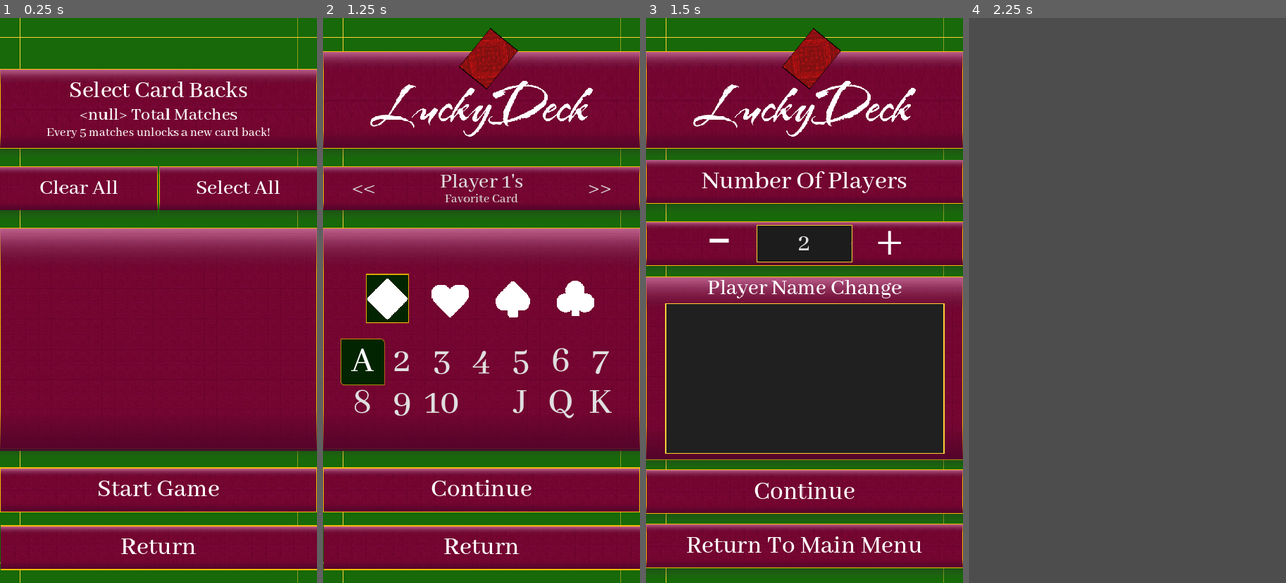
Above: before the commit, frames 1-4 (left to right).
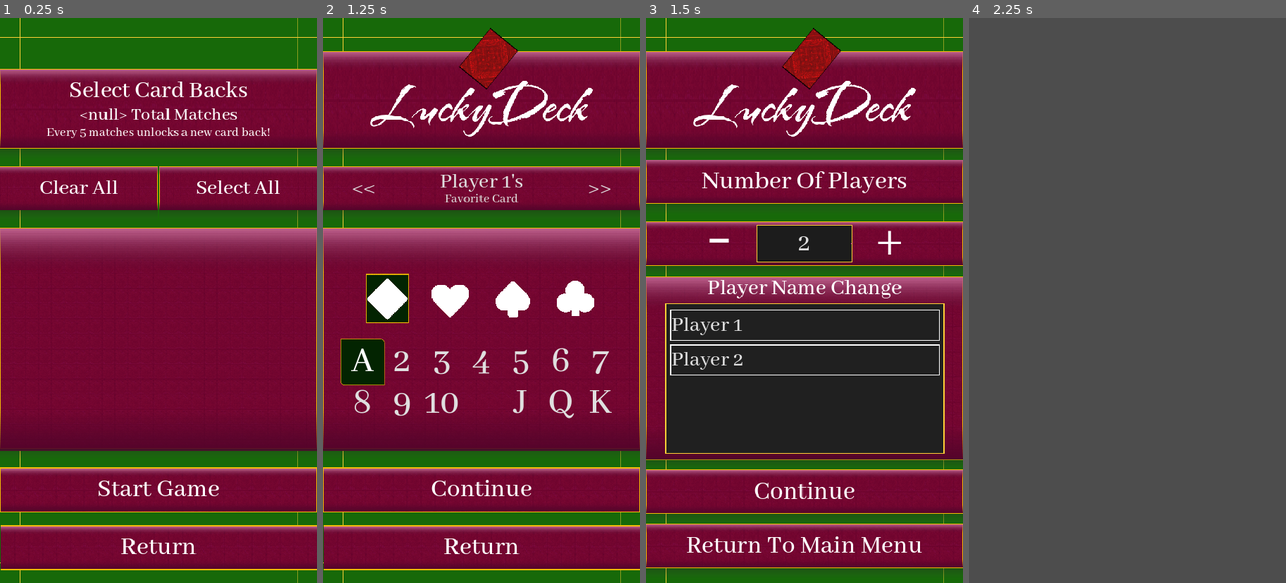
Above: after the commit, the same moments.

Repository: Yavuz7/LuckyDeck
Game: Godot game, scene res://Menus/player_card_back_selection.tscn
The game is run twice, just before and just after one commit, with the same random seed, the same clock (stepped at 60 frames per second) and the same inputs. This scene is started directly instead of the project's main scene.
Inputs:
- Up to frame 1 (0.25 s): no input
- Up to frame 2 (1.25 s): click "Return" at 0.5 s
- Up to frame 3 (1.5 s): click "Return" at 1.25 s
- Up to frame 4 (2.25 s): click "Return To Main Menu" at 2 s

Frames 1-2 are identical in both runs. In frame 3, 0.9% of the frame differs, in the area x 7-93%, y 51-64%; in frame 4, nothing differs.
Error in both runs: Invalid access to property or key 'matchTotal' on a base object of type 'Nil'. (res://Menus/player_card_back_selection.gd:10)

Commit message:
Fixed loading data bug on first playthrough

Diff:
--- a/Menus/player_card_back_selection.gd
+++ b/Menus/player_card_back_selection.gd
@@ -57,7 +57,6 @@
 	SoundManager.play_preset(SoundManager.RETURN_SOUND)
 	saveSelection()
 	SaveManager.save_game_settings({"cardBacks": cardBackIndexes})
-	SaveManager.update_data()
 	get_parent().call_deferred("add_child",load("res://Menus/player_favorite_card_menu.tscn").instantiate())
 	self.queue_free()
 	pass # Replace with function body.
@@ -66,7 +65,6 @@
 	SoundManager.play_preset(SoundManager.CONTINUE_SOUND)
 	saveSelection()
 	SaveManager.save_game_settings({"cardBacks": cardBackIndexes})
-	SaveManager.update_data()
 	GameManager.cardBacks = cardBackTextures
 	get_parent().call_deferred("add_child",load("res://Menus/Game.tscn").instantiate())
 	self.queue_free()
--- a/Menus/player_number_selection.gd
+++ b/Menus/player_number_selection.gd
@@ -50,7 +50,6 @@
 	var arrayOfNamesToUse = arrayOfCustomNames.slice(0,players.value)
 	GameManager.playerNames = arrayOfNamesToUse
 	await SaveManager.save_game_settings({"numOfPlayers" : players.value, "customNames" : arrayOfCustomNames})
-	await SaveManager.update_data()
 	print(SaveManager.loadedData)
 	get_parent().add_child(playerFavoriteCardSelection.instantiate())
 	self.queue_free()
@@ -59,7 +58,6 @@
 func _on_return_to_main_menu_pressed():
 	SoundManager.play_preset(SoundManager.RETURN_SOUND)
 	SaveManager.save_game_settings({"numOfPlayers" : players.value, "customNames" : arrayOfCustomNames})
-	SaveManager.update_data()
 	self.queue_free()
 
 #This function Adds and removes children to match the number of players
--- a/Scripts/GameManager.gd
+++ b/Scripts/GameManager.gd
@@ -250,7 +250,6 @@
 		SaveManager.save_game_settings({"matchTotal": SaveManager.loadedData["matchTotal"]+ 1})
 	else:
 		SaveManager.save_game_settings({"matchTotal": 1})
-	SaveManager.update_data()
 	showMatchData()
 	SoundManager.lowerSound()
 	SoundManager.play_preset(SoundManager.VICTORY_SOUND)
--- a/Scripts/PlayerFavoriteCardMenu.gd
+++ b/Scripts/PlayerFavoriteCardMenu.gd
@@ -58,7 +58,6 @@
 	sendToGameManager()
 	SoundManager.play_preset(SoundManager.CONTINUE_SOUND)
 	SaveManager.save_game_settings({"favoriteCards": playerFavoriteCards})
-	SaveManager.update_data()
 #	get_parent().call_deferred("add_child",load("res://Menus/Game.tscn").instantiate())
 #	self.queue_free()
 	get_parent().add_child(playerCardBacksSelection.instantiate())
@@ -87,7 +86,6 @@
 	saveSelection(playerIndex)
 	SoundManager.play_preset(SoundManager.RETURN_SOUND)
 	SaveManager.save_game_settings({"favoriteCards": playerFavoriteCards})
-	SaveManager.update_data()
 	get_parent().call_deferred("add_child",load("res://Menus/player_number_selection.tscn").instantiate())
 	self.queue_free()
 
--- a/Scripts/saveManager.gd
+++ b/Scripts/saveManager.gd
@@ -30,7 +30,7 @@
 
 
 	config.save("user://savedGameSettings.cfg")
-
+	update_data()
 
 func load_game_settings(load_data_array):
 	var config = ConfigFile.new()
